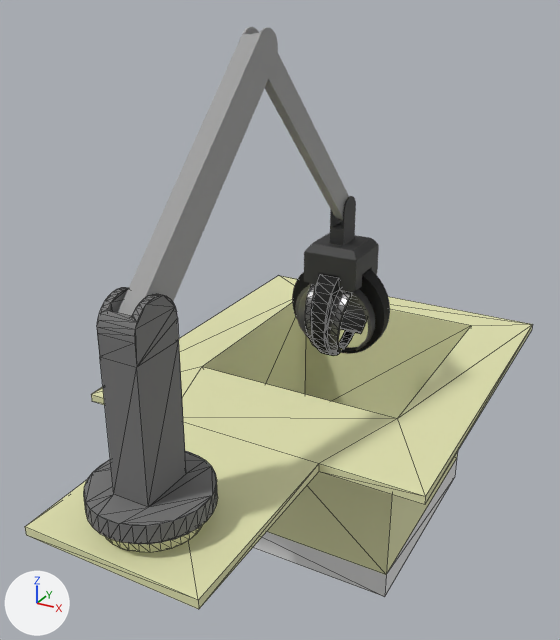
A saved change to the glTF model public/assets/excavator.glb.
Both versions are drawn from a 50 mm camera at (0.924, -0.82, 0.769) aimed at (0.502, -0.053, 0.386). Every picture has the same lights, and +X, +Y and +Z are marked at lower left. Mesh edges are drawn as thin lines on the coarser meshes.

Before the edit, the objects in view are built like this:
```python
ob_base = bpy.data.objects.new('base', me_base)
ob_base.location = (0.0, 0.0, 0.0)
ob_jaw_3 = bpy.data.objects.new('jaw-3', me_jaw_3)
ob_jaw_3.location = (0.0, 0.0, 0.0)
ob_rotating_platform_base = bpy.data.objects.new('rotating-platform-base', me_rotating_platform_base)
ob_rotating_platform_base.location = (0.0, 0.0, 0.0)
# also in view: 'rotating-platform' at (0.52, -0.34, 0.413); 'jaw-4' at (0.558, 0.086, 0.352); 'arm-rotating-platform' at (0.52, -0.234, 0.601); 'jaws' at (0.52, 0.086, 0.456); 'arm-jaws' at (0.52, -0.02, 0.601)
```
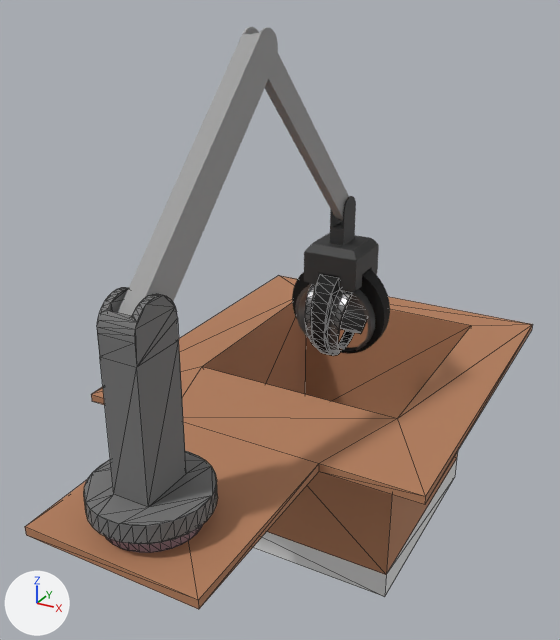
Pixel boxes (x1, y1, x2, y2) of what changed, in the pictures (560 x 640 px):
'base', recoloured
    both: (25, 276, 533, 609)
'rotating-platform-base', recoloured
    both: (105, 524, 203, 553)

Diff of the bpy script that builds the scene:
```diff
--- a/public/assets/excavator.glb.py
+++ b/public/assets/excavator.glb.py
@@ mat_rotating_platform_base_passive @@
 mat_rotating_platform_base_passive = principled_material('rotating-platform-base-passive')
-mat_rotating_platform_base_passive.base_color = (0.791, 0.799, 0.462)  # beige #e6e7b5
+mat_rotating_platform_base_passive.base_color = (0.319, 0.202, 0.238)  # purple #997c86
 mat_rotating_platform_base_passive.metallic = 0.15
@@ mat_base @@
 mat_base = principled_material('base')
-mat_base.base_color = (0.791, 0.799, 0.462)  # beige #e6e7b5
+mat_base.base_color = (0.491, 0.227, 0.117)  # orange #ba8360
 mat_base.metallic = 0.15
```
